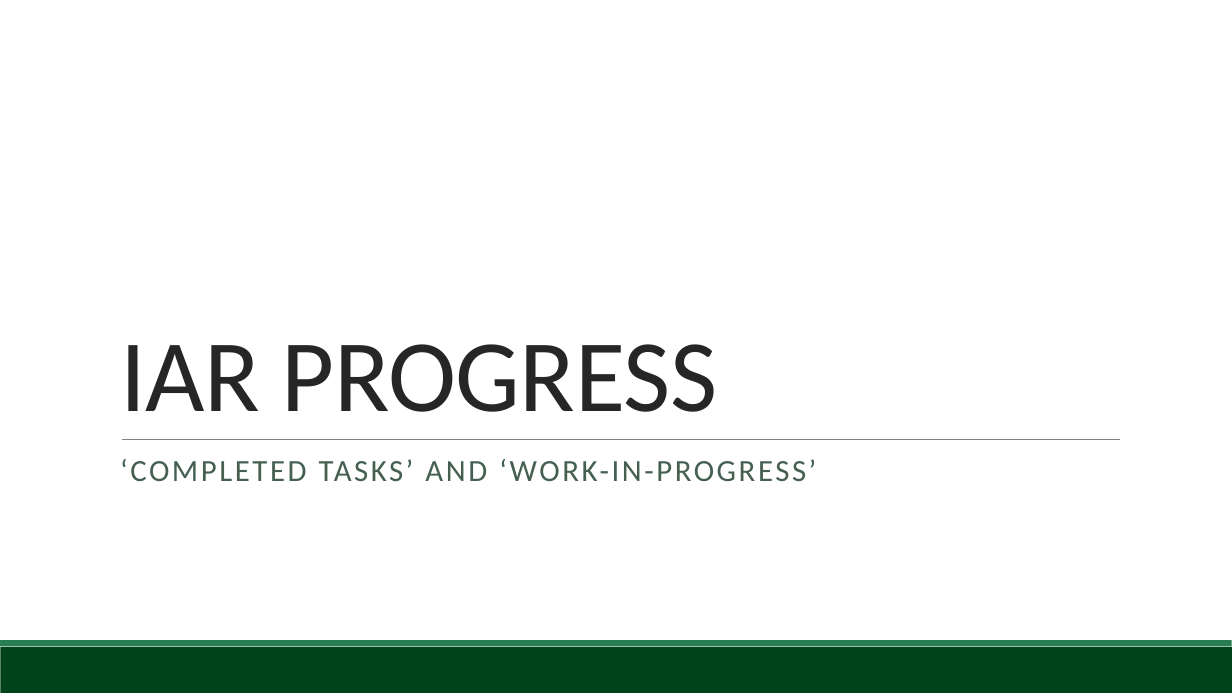
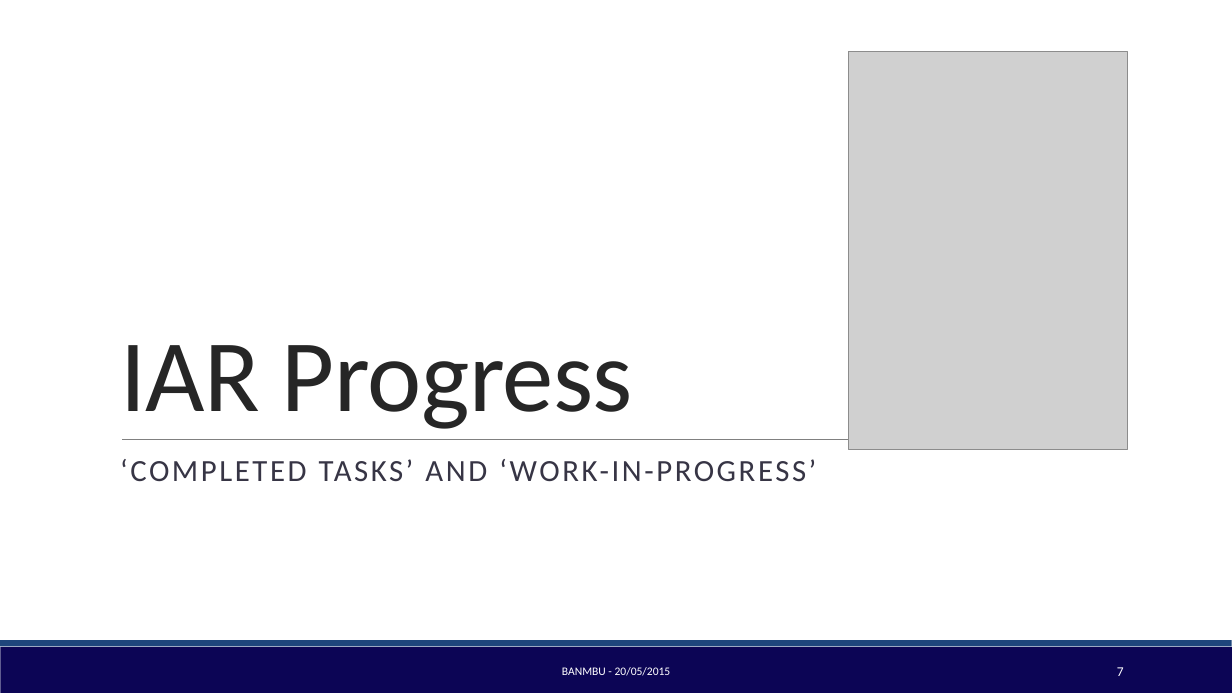
Before and after one commit to BambuGMS/Industry-Analysis-Report, a slide deck: slide 7 of Assignments/Presentations/2015.05.20Presentation_2.pptx. Drawn at 1232x693 pixels with LibreOffice and Linux fonts; fonts in the diff are those of the drawing; grey boxes stand for pictures. Boxes give left, top, right and bottom in pixels: in the first picture for what was removed or moved away, otherwise in the second. Text is boxed around its words. In the diff, an @@ line names an element or a change of style, - is before the commit and + after.

```diff
--- a/Assignments/Presentations/2015.05.20Presentation_2.pptx
+++ b/Assignments/Presentations/2015.05.20Presentation_2.pptx
@@ picture added at (849, 51, 1128, 450) @@
@@ title at (120, 345, 633, 429): text changed @@
-IAR PROGRESS
+IAR Progress
@@ text "‘COMPLETED TASKS’ AND ‘WORK-IN-PROGRESS’" at (120, 459, 816, 481): text colour #455F51 to #373545 @@
@@ rectangle at (0, 647, 1232, 693): fill #004219 to #0C0555 @@
@@ rectangle at (0, 640, 1232, 647): fill #297D53 to #1E467C @@
@@ text added at (562, 667, 671, 676), 9 pt, text #FFFFFF @@
+BANMBU - 20/05/2015
@@ page number added at (1117, 667, 1124, 676), 10.5 pt, text #FFFFFF @@
+7
```
Also in this commit, not shown: 7 other slides changed, 2 slides added, 3 slides removed.
